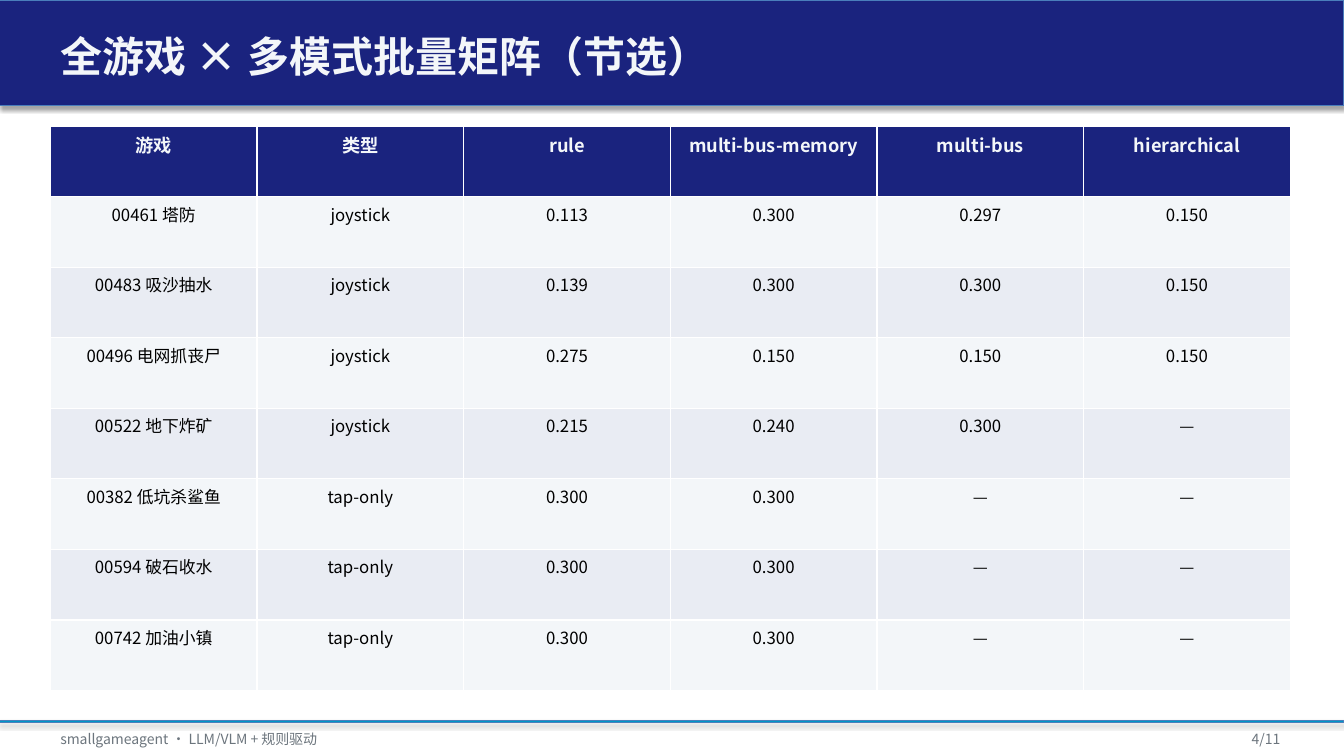
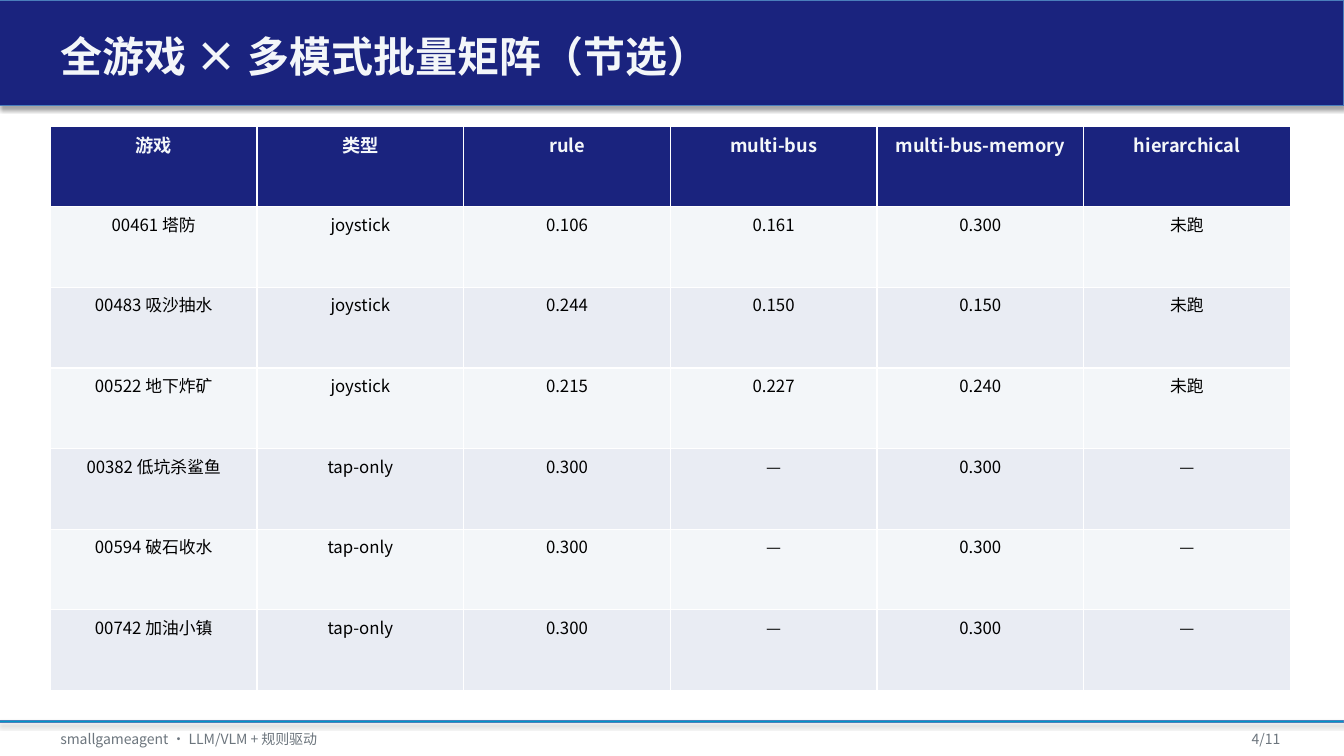
Before and after one commit to tzhazuma/smallgameagent, a slide deck: slide 4 of reports/smallgameagent_report.pptx. Drawn at 1344x756 pixels with LibreOffice and Linux fonts; fonts in the diff are those of the drawing. Boxes give left, top, right and bottom in pixels: in the first picture for what was removed or moved away, otherwise in the second. Text is boxed around its words. In the diff, an @@ line names an element or a change of style, - is before the commit and + after.

```diff
--- a/reports/smallgameagent_report.pptx
+++ b/reports/smallgameagent_report.pptx
@@ table at <box>50,126,1291,691</box> @@
-row 1: 游戏 | 类型 | rule | multi-bus-memory | multi-bus | hierarchical
-row 2: 00461 塔防 | joystick | 0.113 | 0.300 | 0.297 | 0.150
-row 3: 00483 吸沙抽水 | joystick | 0.139 | 0.300 | 0.300 | 0.150
-row 4: 00496 电网抓丧尸 | joystick | 0.275 | 0.150 | 0.150 | 0.150
-row 5: 00522 地下炸矿 | joystick | 0.215 | 0.240 | 0.300 | —
-row 6: 00382 低坑杀鲨鱼 | tap-only | 0.300 | 0.300 | — | —
-row 7: 00594 破石收水 | tap-only | 0.300 | 0.300 | — | —
-row 8: 00742 加油小镇 | tap-only | 0.300 | 0.300 | — | —
+row 1: 游戏 | 类型 | rule | multi-bus | multi-bus-memory | hierarchical
+row 2: 00461 塔防 | joystick | 0.106 | 0.161 | 0.300 | 未跑
+row 3: 00483 吸沙抽水 | joystick | 0.244 | 0.150 | 0.150 | 未跑
+row 4: 00522 地下炸矿 | joystick | 0.215 | 0.227 | 0.240 | 未跑
+row 5: 00382 低坑杀鲨鱼 | tap-only | 0.300 | — | 0.300 | —
+row 6: 00594 破石收水 | tap-only | 0.300 | — | 0.300 | —
+row 7: 00742 加油小镇 | tap-only | 0.300 | — | 0.300 | —
```
Also in this commit, not shown: 1 other slide changed, 2 other files.
